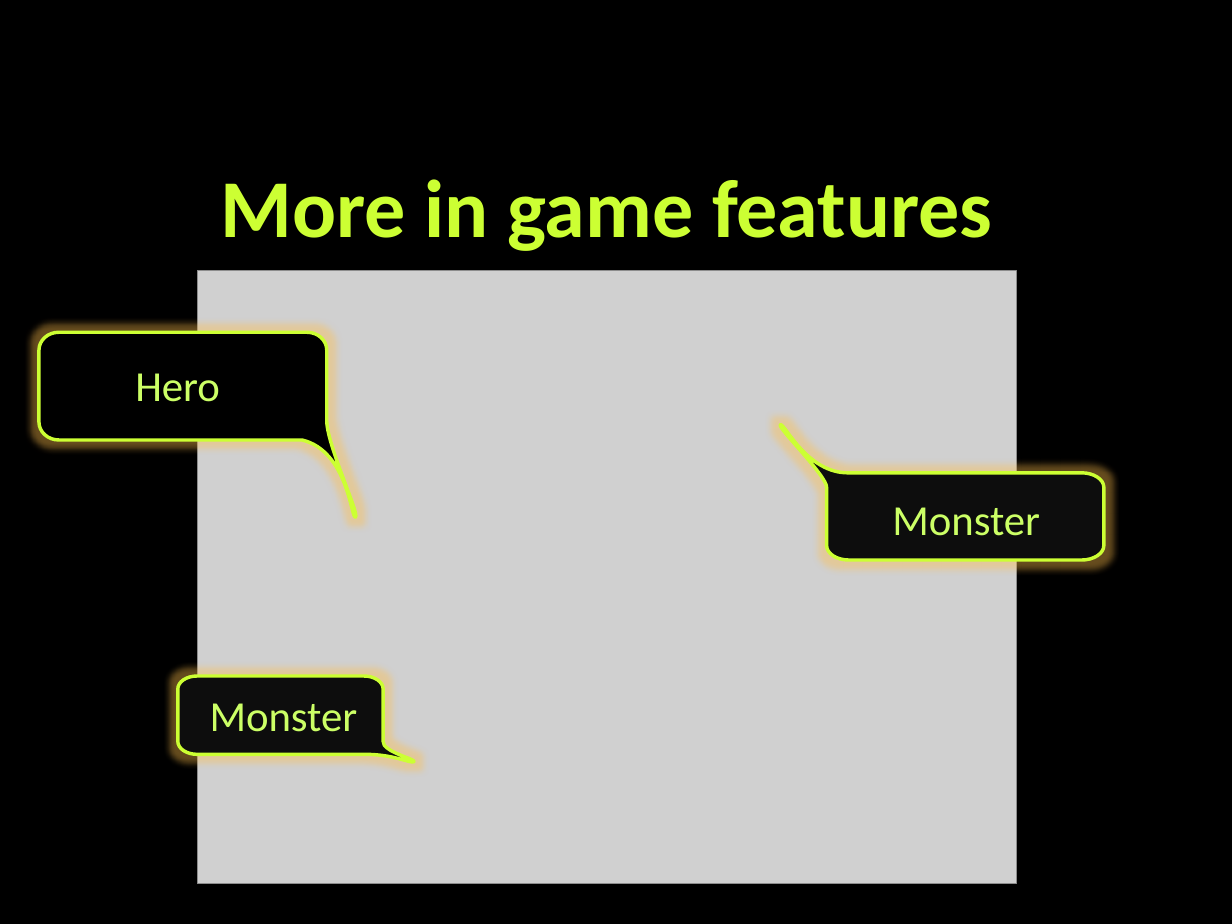
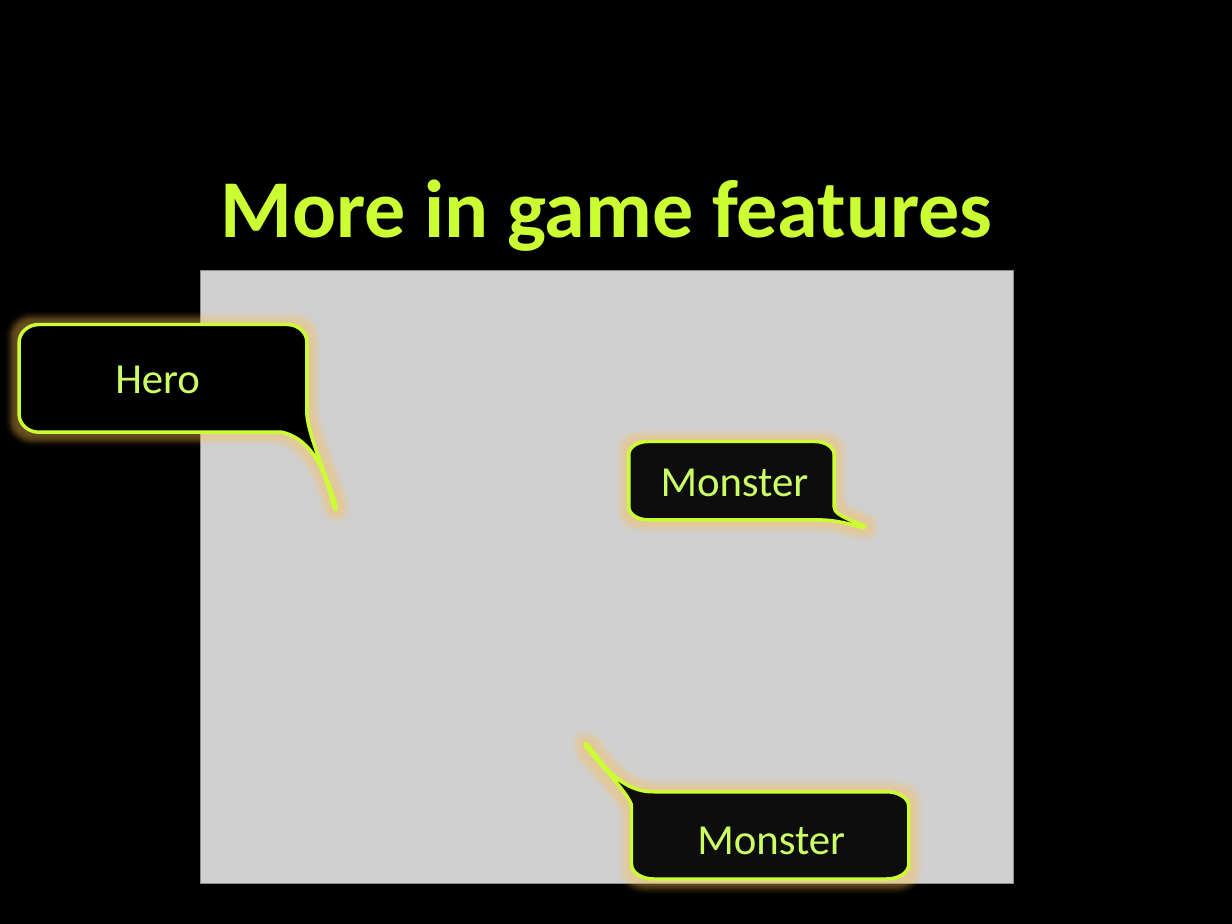
Before and after one commit to AgathaCristie/TeamProject, a slide deck: slide 4 of Documentation/AgathaChristie-RPG.pptx. Drawn at 1232x924 pixels with LibreOffice and Linux fonts; fonts in the diff are those of the drawing; grey boxes stand for pictures; background and template pictures are left out. Boxes give left, top, right and bottom in pixels: in the first picture for what was removed or moved away, otherwise in the second. Text is boxed around its words. In the diff, an @@ line names an element or a change of style, - is before the commit and + after.

```diff
--- a/Documentation/AgathaChristie-RPG.pptx
+++ b/Documentation/AgathaChristie-RPG.pptx
@@ picture: place and size @@
-picture at <box>197,270,1015,883</box>
+picture at <box>201,270,1014,883</box>
@@ freeform shape: place and size @@
-freeform shape at <box>39,333,356,517</box>
+freeform shape at <box>20,324,336,509</box>
@@ text "Hero": place and size @@
-text "Hero" at <box>135,373,220,402</box>
+text "Hero" at <box>115,365,200,394</box>
@@ freeform shape: place and size @@
-freeform shape at <box>177,676,414,763</box>
+freeform shape at <box>628,441,865,527</box>
@@ text "Monster": place and size @@
-text "Monster" at <box>210,703,358,732</box>
+text "Monster" at <box>661,468,809,497</box>
@@ freeform shape "Monster": place and size @@
-freeform shape "Monster" at <box>780,425,1104,561</box>
+freeform shape "Monster" at <box>585,744,909,880</box>
```
Also in this commit, not shown: 1 slide added, 4 other files.
